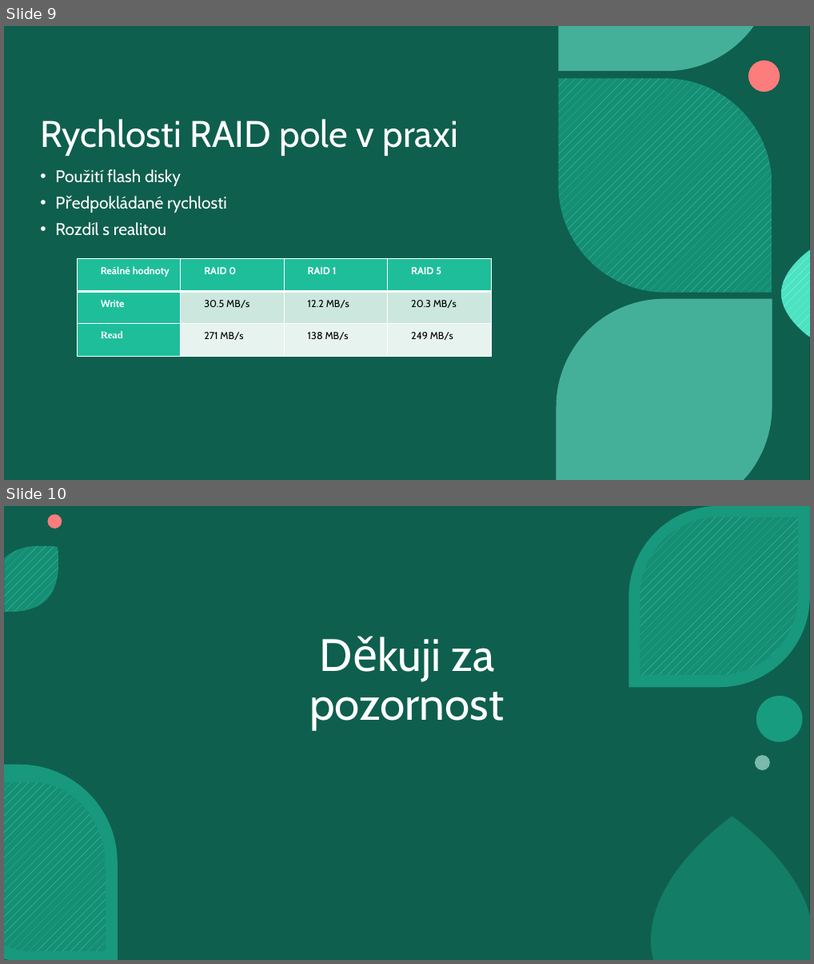
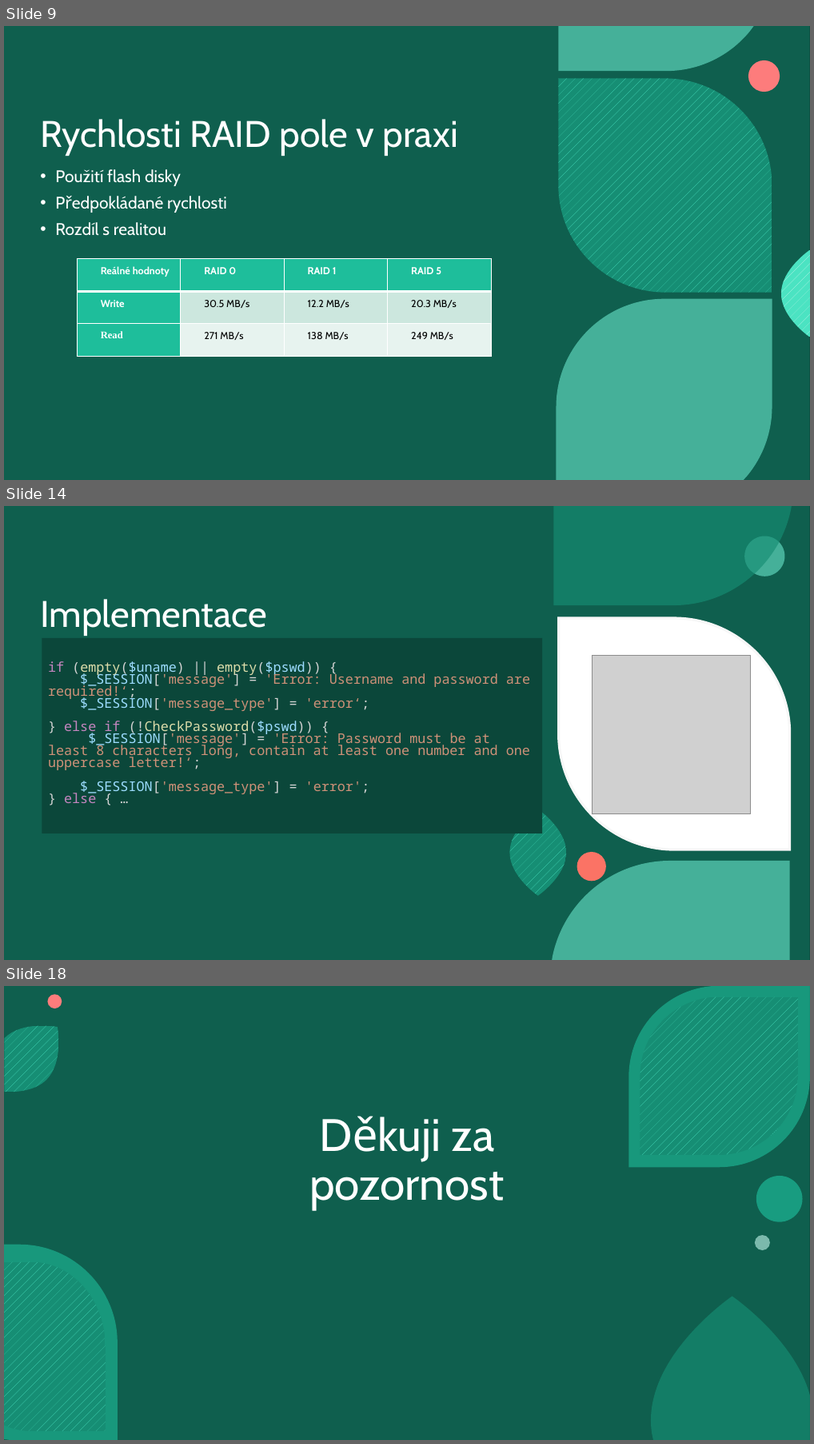
Before and after one commit to michalcz10/USB-RAID-Array, a slide deck: Documentation/USB RAID pole.pptx. Shown one above the other, each under a label of ours: slides 9 and 10 before the commit, slides 9, 14 and 18 after it; the slides between them are not shown. The pictures are 814x964 and 814x1444 pixels, drawn with LibreOffice and Linux fonts; fonts in the diff are those of the drawing; grey boxes stand for pictures; background and template pictures are left out. Boxes give left, top, right and bottom in pixels: in the first picture for what was removed or moved away, otherwise in the second. Text is boxed around its words. In the diff, an @@ line names an element or a change of style, - is before the commit and + after.

```diff
--- a/Documentation/USB RAID pole.pptx
+++ b/Documentation/USB RAID pole.pptx
@@ slide 14 added at (x1=4, y1=506, x2=810, y2=960), background picture (left out); not listed: 3 template elements that a slide beside it also shows @@
@@ rectangle added at (x1=4, y1=506, x2=810, y2=960), fill #09392F @@
@@ rectangle added at (x1=4, y1=506, x2=810, y2=960), fill #18997E at 40% opacity @@
@@ freeform shape added at (x1=558, y1=506, x2=754, y2=551), fill #69E7CC at 60% opacity @@
@@ text added at (x1=40, y1=599, x2=267, y2=635), 44 pt, text #FFFFFF @@
+Implementace
@@ group added at (x1=510, y1=506, x2=792, y2=960): 4 freeform shapes, 2 ellipses @@
@@ title added at (x1=42, y1=638, x2=543, y2=833), fill #0B473A, 16 pt, text #CE9178 @@
+if (empty($uname) || empty($pswd)) {
+$_SESSION['message'] = 'Error: Username and password are required!‘;
+$_SESSION['message_type'] = 'error‘;
+} else if (!CheckPassword($pswd)) {
+$_SESSION['message'] = 'Error: Password must be at least 8 characters long, contain at least one number and one uppercase letter!‘;
+$_SESSION['message_type'] = 'error';
+} else { …
@@ picture added at (x1=592, y1=655, x2=750, y2=813) @@
@@ freeform shape added at (x1=782, y1=730, x2=810, y2=816), fill pattern #C3F6EB on #4BE3C2 @@
@@ freeform shape added at (x1=556, y1=779, x2=772, y2=960), fill #69E7CC at 60% opacity @@
@@ what was slide 10 is now slide 18 @@
```
Also in this commit, not shown: 2 slides changed, 7 other slides added.
